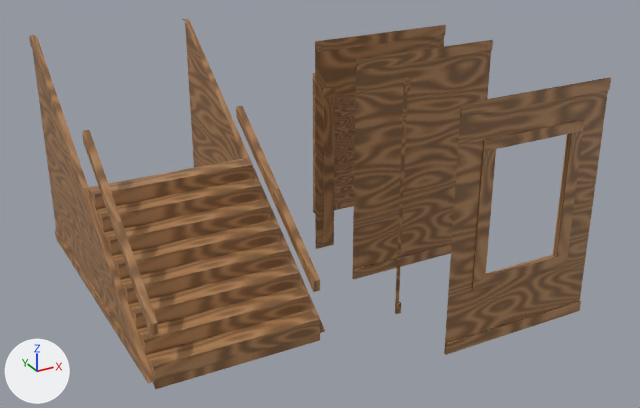
The Blender file resources/data/craftsmanWalls.blend as it was, and as the next commit left it.
One viewpoint serves both versions: a 50 mm lens placed at (-6.26, -11.74, 5.5), pointed at (-1.35, -2.82, 1.04). Arrows for +X, +Y and +Z are at lower left; the lights stay in place.

Script lines for the objects in view, before the commit:
```python
ob_doorway = bpy.data.objects.new('doorway', me_doorway)
ob_doorway.location = (0.0, -3.0, 0.0)
ob_stairs = bpy.data.objects.new('stairs', me_stairs)
ob_stairs.location = (-3.0, -3.0, 0.0)
ob_stairwallcornerleft = bpy.data.objects.new('stairWallCornerLeft', me_stairwallcornerleft)
ob_stairwallcornerleft.location = (-5.0, -3.0, 0.0)
ob_stairwallcornerright = bpy.data.objects.new('stairWallCornerRight', me_stairwallcornerleft_001)
ob_stairwallcornerright.location = (-1.0, -3.0, 0.0)
ob_stairwallsideleft = bpy.data.objects.new('stairWallSideLeft', me_stairwallsideleft)
ob_stairwallsideleft.location = (-5.0, -1.0, 0.0)
ob_stairwallsideright = bpy.data.objects.new('stairWallSideRight', me_stairwallsideleft_001)
ob_stairwallsideright.location = (-1.0, -1.0, 0.0)
ob_wall = bpy.data.objects.new('wall', me_wall)
ob_wall.location = (0.0, -4.0, 0.0)
ob_windowframe = bpy.data.objects.new('windowframe', me_windowframe)
ob_windowframe.location = (0.0, -6.0, 0.0)
# also in view: 'corner' at (-0.96, -4.04, 1.45); 'door' at (0.28, -1.0, 1.08)
```
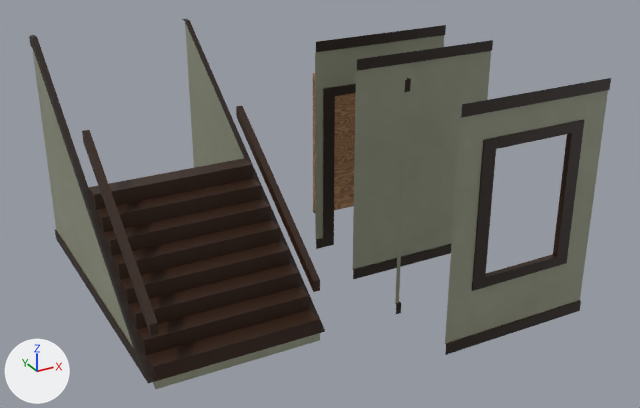
Boxes (x1, y1, x2, y2) around the edits, measured in the pictures (640 x 408 px):
'stairs', recoloured: (82, 106, 320, 389) in both
'windowframe', recoloured (brown to grey): (444, 77, 611, 355) in both
'wall', recoloured (brown to grey): (352, 40, 493, 279) in both
'doorway', recoloured (brown to grey): (315, 25, 446, 249) in both
'stairWallSideLeft', recoloured (brown to grey): (29, 35, 96, 299) in both
'stairWallSideRight', recoloured (brown to grey): (182, 19, 249, 168) in both
'stairWallCornerLeft', recoloured (brown to grey): (82, 188, 155, 383) in both

The change in detail:
Picture 'greenWallpaperPlainWood.png' (img_greenwallpaperplainwood_png) is new.
Material 'greenWallpaperPlainWood.png' (mat_greenwallpaperplainwood_png) is new.
Its texture is img_greenwallpaperplainwood_png.
me_stairwallsideleft_001 has 22 vertices, 9 faces and spans x -1.0..-0.93, y -1.0..1.0, z 0.0..2.9.
me_stairwallsideleft_001 no longer uses material mat_trimwood_png (picture img_trimwood_png).
me_stairwallsideleft_001 now uses material mat_greenwallpaperplainwood_png (picture img_greenwallpaperplainwood_png).
me_windowframe has 47 vertices, 24 faces and spans x -1.0..1.0, y 0.93..1.0, z 0.0..2.9.
me_windowframe no longer uses material mat_trimwood_png (picture img_trimwood_png).
me_windowframe now uses material mat_greenwallpaperplainwood_png (picture img_greenwallpaperplainwood_png).
me_stairwallsideleft has 22 vertices, 9 faces and spans x 0.93..1.0, y -1.0..1.0, z 0.0..2.9.
me_stairwallsideleft no longer uses material mat_trimwood_png (picture img_trimwood_png).
me_stairwallsideleft now uses material mat_greenwallpaperplainwood_png (picture img_greenwallpaperplainwood_png).
me_stairwallcornerleft has 20 vertices, 8 faces and spans x 0.93..1.0, y -1.0..1.0, z 0.0..1.5.
me_stairwallcornerleft no longer uses material mat_trimwood_png (picture img_trimwood_png).
me_stairwallcornerleft now uses material mat_greenwallpaperplainwood_png (picture img_greenwallpaperplainwood_png).
me_stairs has 66 vertices, 57 faces and spans x -1.0..1.0, y -1.0..1.0, z -0.1..2.2.
me_stairs no longer uses material mat_trimwood_png (picture img_trimwood_png).
me_stairs now uses material mat_greenwallpaperplainwood_png (picture img_greenwallpaperplainwood_png).
me_wall has 16 vertices, 5 faces and spans x -1.0..1.0, y 0.93..0.95, z 0.0..2.9.
me_wall no longer uses material mat_trimwood_png (picture img_trimwood_png).
me_wall now uses material mat_greenwallpaperplainwood_png (picture img_greenwallpaperplainwood_png).
me_doorway has 50 vertices, 28 faces and spans x -1.0..1.0, y 0.93..1.0, z 0.0..2.9.
me_doorway no longer uses material mat_trimwood_png (picture img_trimwood_png).
me_doorway now uses material mat_greenwallpaperplainwood_png (picture img_greenwallpaperplainwood_png).
